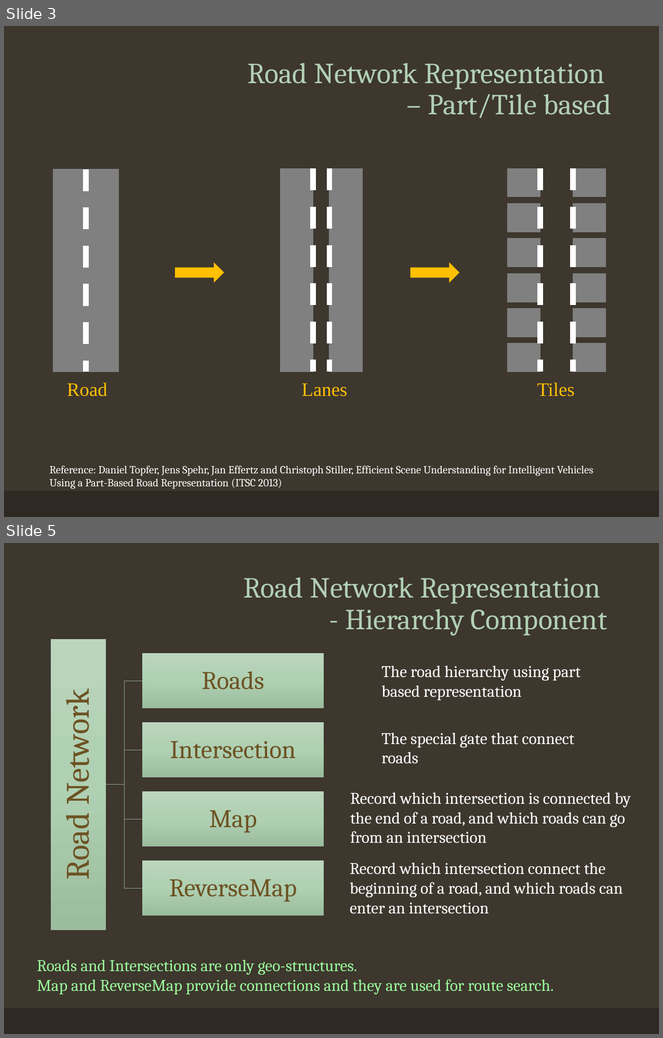
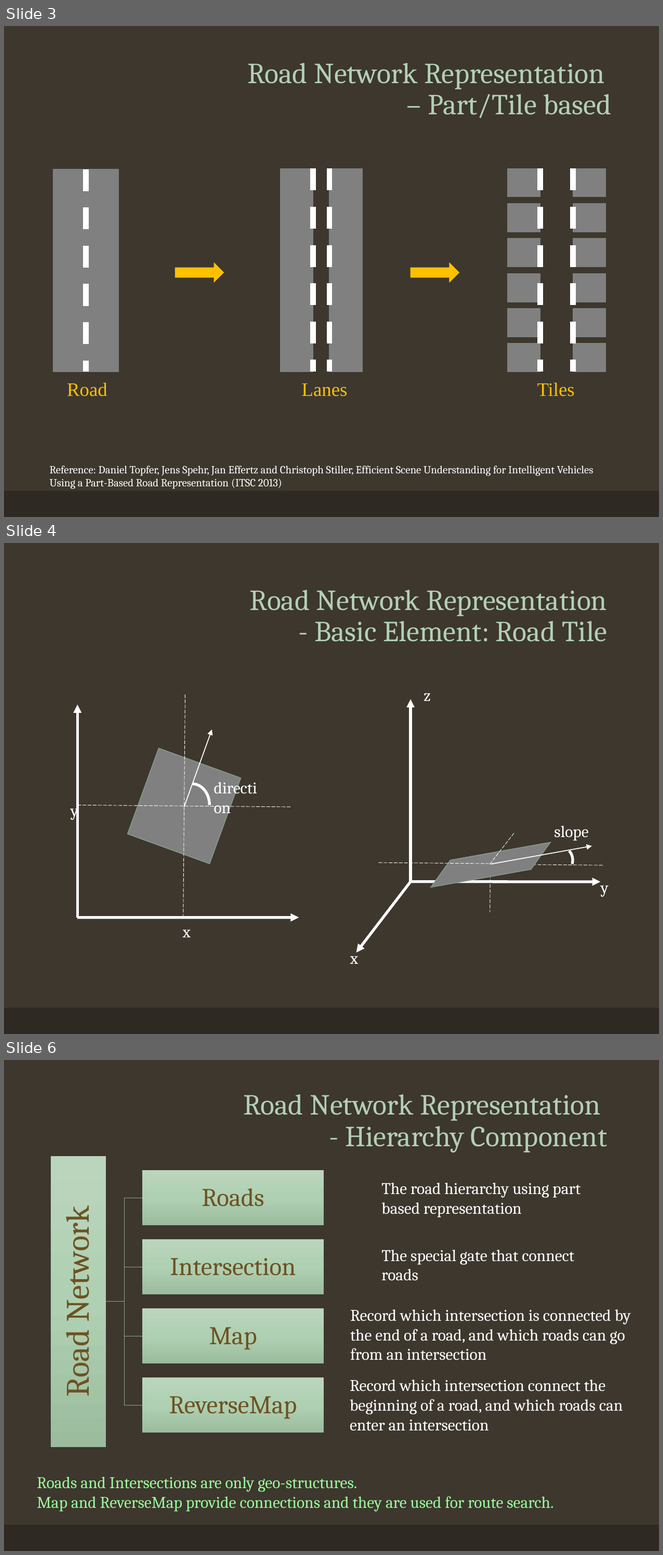
Before and after one commit to CharlieFaceButt/Traffic-Simulation, a slide deck: Presentation.pptx. Shown one above the other, each under a label of ours: slides 3 and 5 before the commit, slides 3, 4 and 6 after it; the slides between them are not shown. The pictures are 663x1038 and 663x1555 pixels, drawn with LibreOffice and Linux fonts; fonts in the diff are those of the drawing. Boxes give left, top, right and bottom in pixels: in the first picture for what was removed or moved away, otherwise in the second. Text is boxed around its words. In the diff, an @@ line names an element or a change of style, - is before the commit and + after.

```diff
--- a/Presentation.pptx
+++ b/Presentation.pptx
@@ slide 4 added at (x1=4, y1=543, x2=659, y2=1034), background #3D372E; not listed: 1 template element that a slide beside it also shows @@
@@ title added at (x1=250, y1=590, x2=608, y2=642), 32 pt, text #B2D0B4 @@
+Road Network Representation
+- Basic Element: Road Tile
@@ group added at (x1=350, y1=693, x2=609, y2=964): 4 lines, 4 arrows, 4 texts, 1 arc (boxed as its full ellipse), 1 parallelogram @@
+x
+slope
+y
+z
@@ group added at (x1=71, y1=694, x2=299, y2=938): 3 arrows, 3 texts, 2 lines, 1 rectangle, 1 arc (boxed as its full ellipse) @@
+x
+y
+direction
@@ what was slide 5 is now slide 6 @@
```
Also in this commit, not shown: 1 slide changed, 1 other file.
